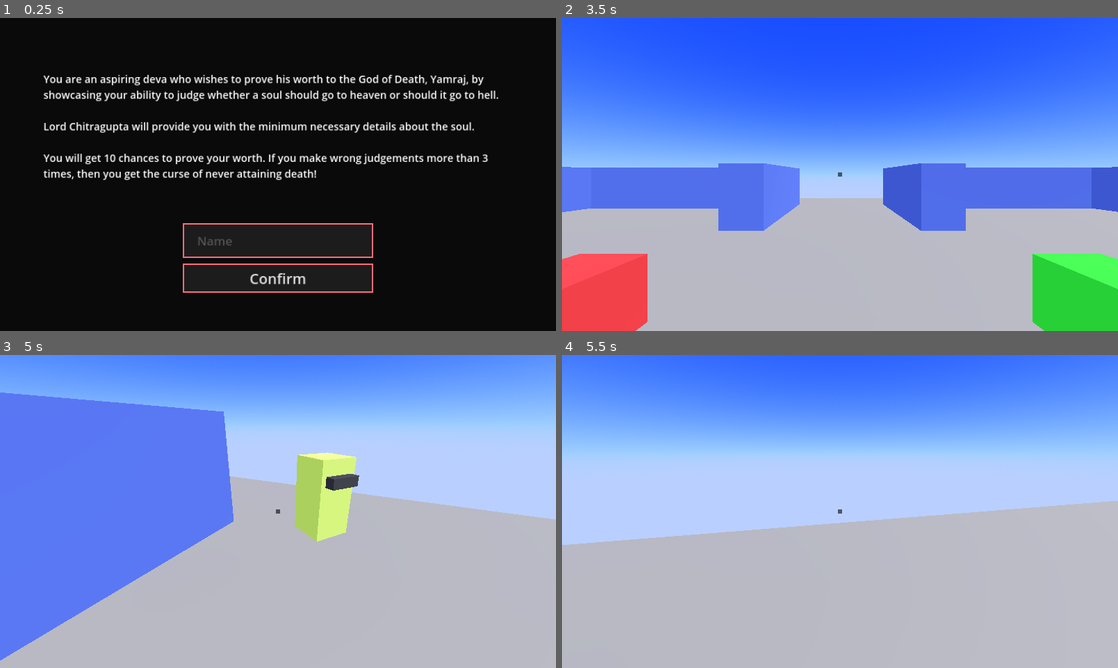
Above: before the commit, frames 1-4 (two rows, left to right).
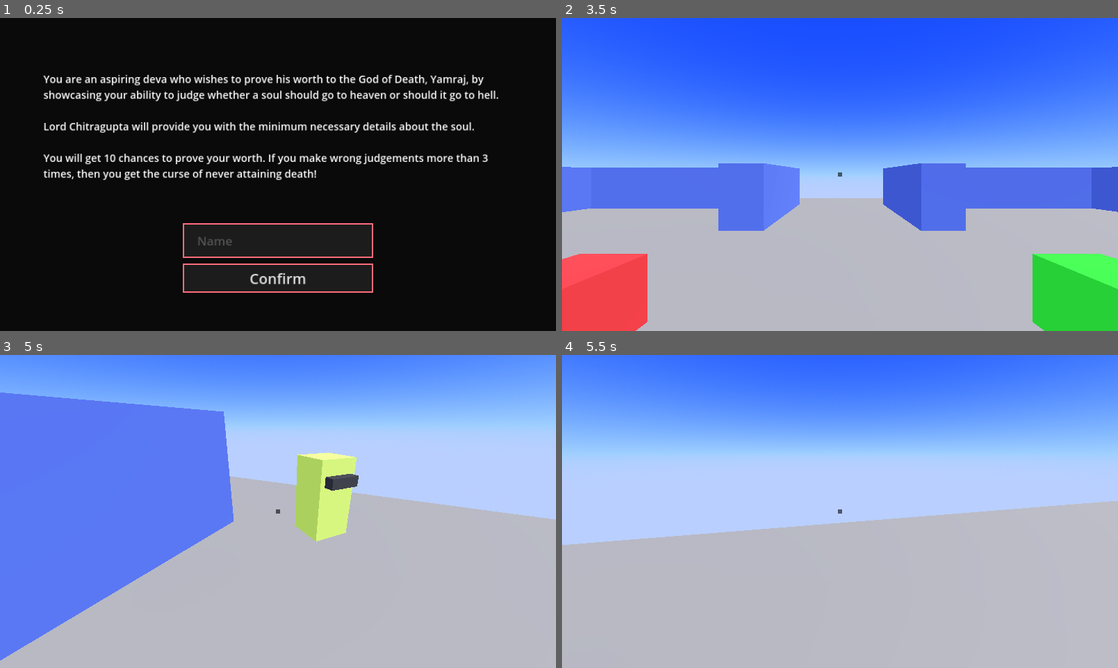
Above: after the commit, the same moments.

Repository: Skyvastern/the-aspiring-deva
Game: Godot game, scene res://main/main.tscn
Two runs of this game, one before a commit and one after it. Both use one fixed random seed, a clock stepped at 60 frames per second and the inputs below.
Inputs (mouse positions are in pixels of both pictures, inside the frame that each line leads up to):
- Up to frame 1 (0.25 s): no input
- Up to frame 2 (3.5 s): click (840, 240) at 0.52 s; type "Alex" at 0.6 s; click "Confirm" at 1.25 s; click "Start" at 2 s; click "Play" at 2.75 s
- Up to frame 3 (5 s): tap Enter at 3.5 s; move the mouse to (305, 511) at 3.52 s; hold W (forward) from 3.53 s (still down); tap E (interact) at 3.6 s; tap Space (jump) at 3.77, 4.52 s; move the mouse to (250, 511) at 4.27 s; tap Q (interact_detailed) at 4.35 s
- Up to frame 4 (5.5 s): keep holding W (forward); move the mouse to (851, 505) at 5.02 s; tap E (interact) at 5.1 s

Frames 1-2 are identical in both runs. In frame 3, less than 0.1% of the frame differs, in the area x 53-65%, y 31-60%; in frame 4, nothing differs.

Commit message:
Fix NPC's rotation jitter by removing observation area

Diff:
--- a/frontend/main/npc/npc.gd
+++ b/frontend/main/npc/npc.gd
@@ -18,7 +18,6 @@
 
 @export_group("References")
 @export var interact_scene: PackedScene
-@export var observation_area: Area3D
 var interact: NPC_Interact
 
 var target: Node3D = null
@@ -32,8 +31,6 @@
 
 
 func _ready() -> void:
-	observation_area.body_entered.connect(_on_observ_area_body_entered)
-	observation_area.body_exited.connect(_on_observ_area_body_exited)
 	npc_movement.npc_started_walking.connect(func(): is_npc_walking = true)
 	npc_movement.npc_ended_walking.connect(func(): is_npc_walking = false)
 
@@ -101,46 +98,12 @@
 
 
 func _set_angle_at_default_position() -> void:
-	var current_y: float = rad_to_deg(abs(target_y_rotation))
-
-	# Idea is to have Enemy point straight in either of the 4 directions
-	# I'm sure there's a better way to find this out, but right now going with this approach
-	# BUG: This also hides the jitter issue (will look for solution to this later)
-	if current_y >= 0 and current_y < 45:
-		current_y = 0
-	elif current_y >= 45 and current_y < 90:
-		current_y = 90
-	elif current_y >= 90 and current_y < 135:
-		current_y = 90
-	elif current_y >= 135 and current_y < 180:
-		current_y = 180
-	elif current_y >= 180 and current_y < 225:
-		current_y = 180
-	elif current_y >= 225 and current_y < 270:
-		current_y = 270
-	elif current_y >= 270 and current_y < 315:
-		current_y = 270
-	elif current_y >= 315 and current_y < 360:
-		current_y = 360
-
-	current_y = deg_to_rad(current_y)
-	current_y *= -1 if target_y_rotation < 0 else 1
-	target_y_rotation = current_y
+	target_y_rotation = 0
 
 
 func _apply_rotation() -> void:
 	var new_basis: Basis = Global.rotate_slerp(global_transform, target_y_rotation, rotate_speed)
 	global_transform.basis = new_basis
-
-
-func _on_observ_area_body_entered(body: Node3D) -> void:
-	if body is Player:
-		target = body
-
-
-func _on_observ_area_body_exited(body: Node3D) -> void:
-	if body is Player:
-		target = null
 
 
 func on_player_interactable() -> void:
--- a/frontend/main/npc/npc.tscn
+++ b/frontend/main/npc/npc.tscn
@@ -19,10 +19,7 @@
 [sub_resource type="BoxShape3D" id="BoxShape3D_5wxcb"]
 size = Vector3(1, 2, 1)
 
-[sub_resource type="BoxShape3D" id="BoxShape3D_0xxy8"]
-size = Vector3(10, 3, 10)
-
-[node name="NPC" type="CharacterBody3D" node_paths=PackedStringArray("observation_area", "npc_movement")]
+[node name="NPC" type="CharacterBody3D" node_paths=PackedStringArray("npc_movement")]
 collision_layer = 4
 collision_mask = 3
 script = ExtResource("1_hyvfc")
@@ -44,7 +41,6 @@
 Friendliness: %s
 Talkative: %s"
 interact_scene = ExtResource("2_sti3o")
-observation_area = NodePath("ObservationArea")
 npc_movement = NodePath("Components/NPC Movement")
 
 [node name="Body" type="MeshInstance3D" parent="."]
@@ -63,14 +59,6 @@
 transform = Transform3D(1, 0, 0, 0, 1, 0, 0, 0, 1, 0, 1, 0)
 shape = SubResource("BoxShape3D_5wxcb")
 
-[node name="ObservationArea" type="Area3D" parent="."]
-collision_layer = 4
-collision_mask = 3
-
-[node name="CollisionShape3D" type="CollisionShape3D" parent="ObservationArea"]
-transform = Transform3D(1, 0, 0, 0, 1, 0, 0, 0, 1, 0, 1.5, 0)
-shape = SubResource("BoxShape3D_0xxy8")
-
 [node name="Components" type="Node" parent="."]
 
 [node name="NPC Movement" parent="Components" instance=ExtResource("3_kafhi")]
Not shown: 1 places in frontend/main/npc/npc.tscn that only renumber resources
